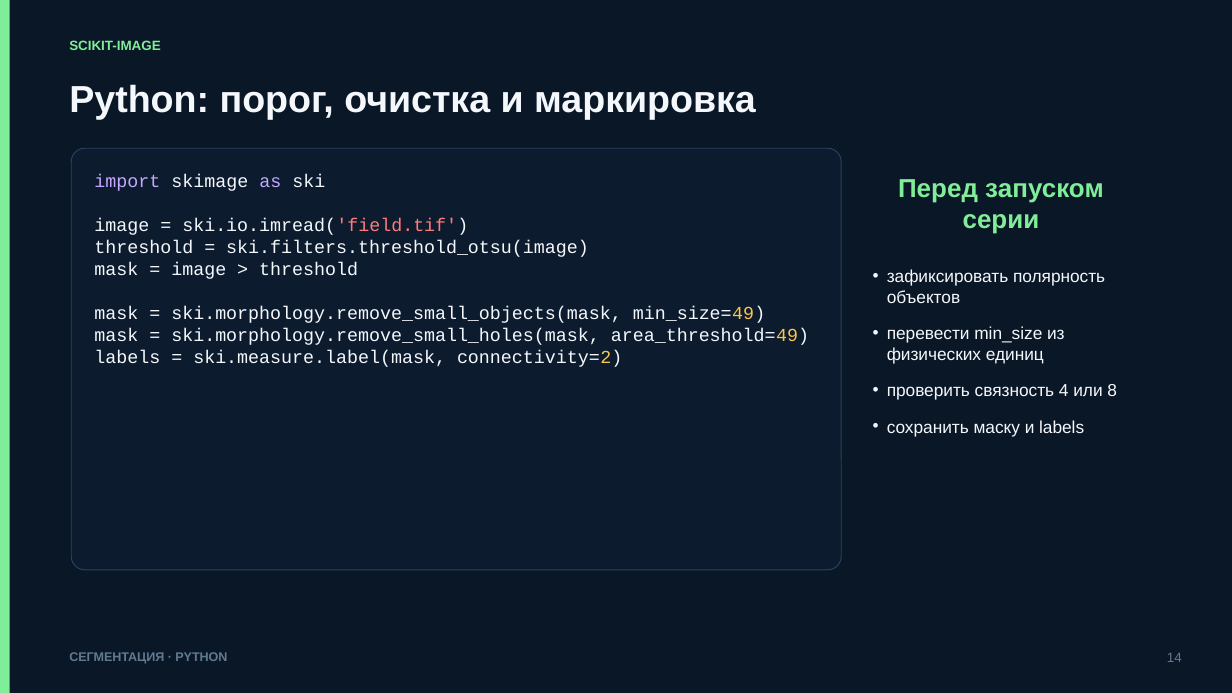
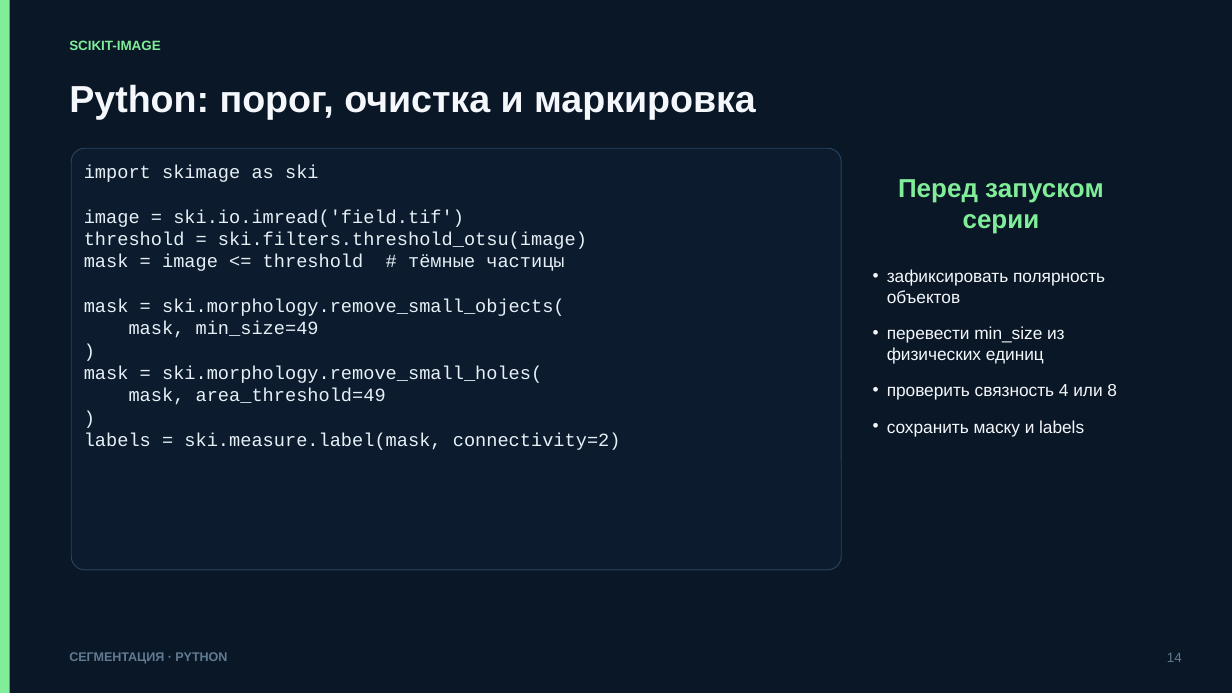
Before and after one commit to ashrpv/computer_science_in_nanoscience, a slide deck: slide 14 of slides/09-image_analysis.pptx. Drawn at 1232x693 pixels with LibreOffice and Linux fonts; fonts in the diff are those of the drawing. Boxes give left, top, right and bottom in pixels: in the first picture for what was removed or moved away, otherwise in the second. Text is boxed around its words. In the diff, an @@ line names an element or a change of style, - is before the commit and + after.

```diff
--- a/slides/09-image_analysis.pptx
+++ b/slides/09-image_analysis.pptx
@@ text in rounded rectangle at (84,165,621,450): size 14.2 to 14.5 pt in "import skimage as ski", "image = ski.io.imread('field.tif')", "threshold = ski.filters.threshold_otsu(image)", "labels = ski.measure.label(mask, connectivity=2)"; text colour #C4A7FF to #E6F0F6 in "import as"; text colour #F4F7FB to #E6F0F6 in "skimage ski", "image = ski.io.imread('field.tif')", "threshold = ski.filters.threshold_otsu(image)", "labels = ski.measure.label(mask, connectivity=2)"; text colour #FF7B7B to #E6F0F6 in "ski.io.imread('field.tif')"; text colour #F9C74F to #E6F0F6 in "connectivity=2)" @@
@@ text in rounded rectangle at (84,254,565,405): text changed; size 14.2 to 14.5 pt; text colour #F4F7FB to #E6F0F6 @@
-mask = image > threshold
-mask = ski.morphology.remove_small_objects(mask, min_size=49)
-mask = ski.morphology.remove_small_holes(mask, area_threshold=49)
+mask = image <= threshold # тёмные частицы
+mask = ski.morphology.remove_small_objects(
+mask, min_size=49
+)
+mask = ski.morphology.remove_small_holes(
+mask, area_threshold=49
+)
```
Also in this commit, not shown: 16 other slides changed, 24 other files.
